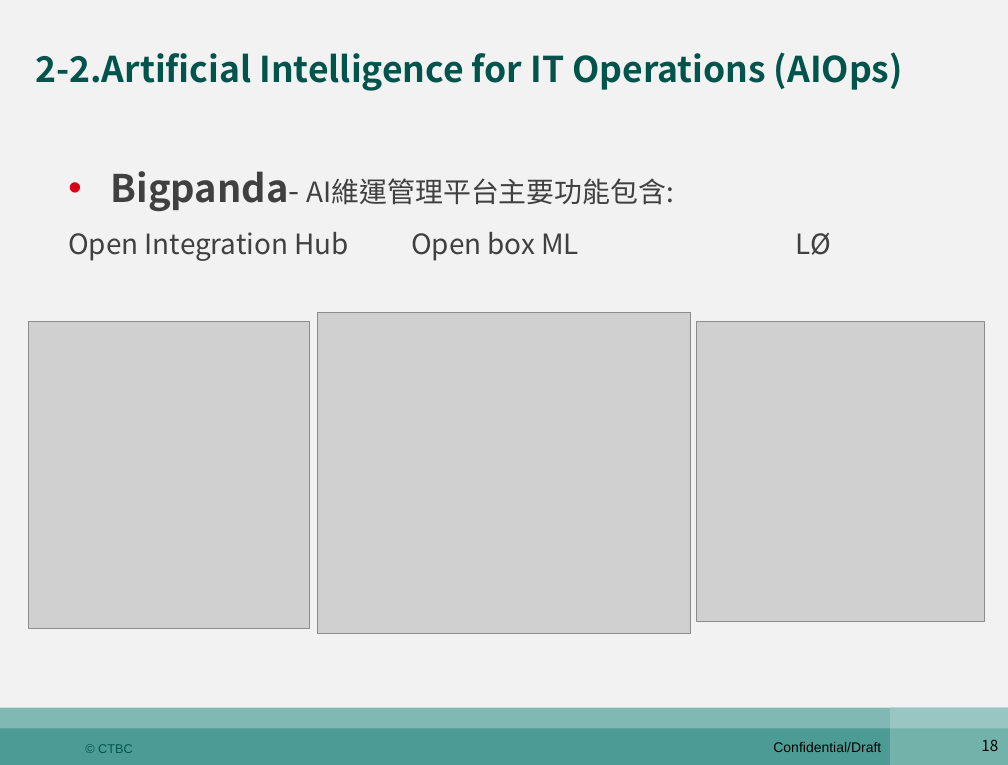
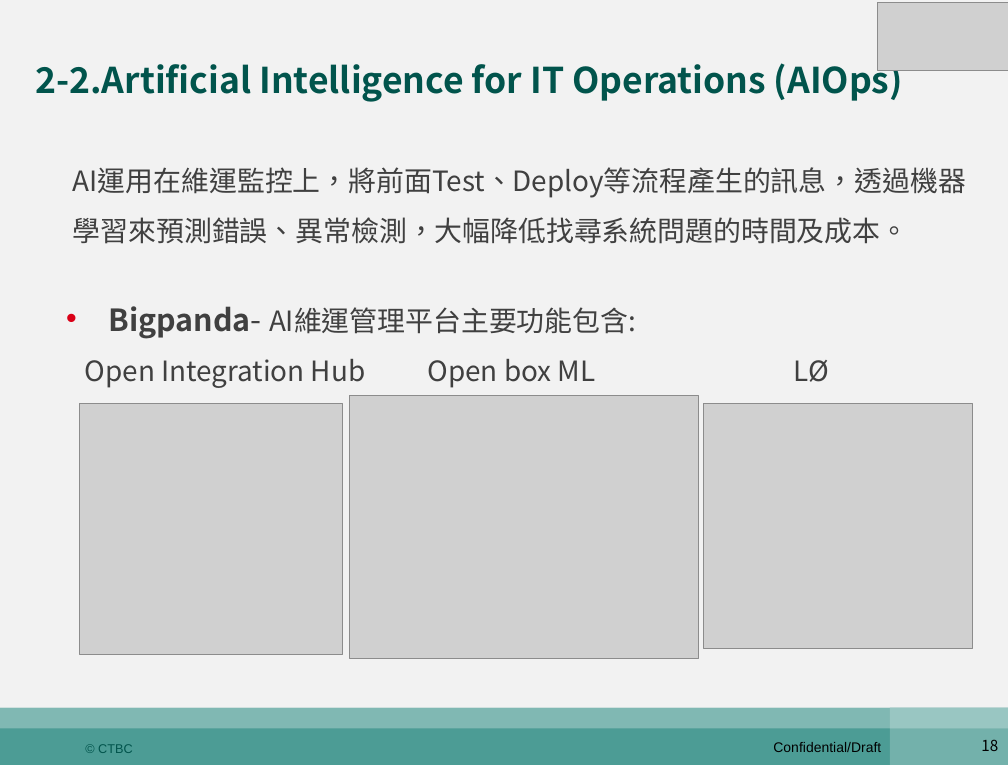
Before and after one commit to shaven105/duh, a slide deck: slide 18 of newest0526.pptx. Drawn at 1008x765 pixels with LibreOffice and Linux fonts; fonts in the diff are those of the drawing; grey boxes stand for pictures. Boxes give left, top, right and bottom in pixels: in the first picture for what was removed or moved away, otherwise in the second. Text is boxed around its words. In the diff, an @@ line names an element or a change of style, - is before the commit and + after.

```diff
--- a/newest0526.pptx
+++ b/newest0526.pptx
@@ text "2-2.Artificial Intelligence for IT Operations ..." rewrapped from (x1=35, y1=52, x2=903, y2=91) to (x1=35, y1=57, x2=903, y2=102) @@
@@ picture added at (x1=878, y1=2, x2=1008, y2=69) @@
@@ text added at (x1=73, y1=167, x2=966, y2=244), 22 pt, text #404040 @@
+AI運用在維運監控上，將前面Test、Deploy等流程產生的訊息，透過機器學習來預測錯誤、異常檢測，大幅降低找尋系統問題的時間及成本。
@@ text "Bigpanda- AI維運管理平台主要功能包含:" moved from (x1=68, y1=171, x2=831, y2=261) to (x1=85, y1=306, x2=829, y2=388) @@
@@ text at (x1=109, y1=306, x2=636, y2=339): size 30 to 24 pt in "Bigpanda-" @@
@@ picture resized from (x1=28, y1=321, x2=310, y2=628) to (x1=79, y1=403, x2=342, y2=654) @@
@@ picture resized from (x1=318, y1=312, x2=691, y2=633) to (x1=350, y1=395, x2=698, y2=658) @@
@@ picture resized from (x1=697, y1=321, x2=984, y2=621) to (x1=704, y1=403, x2=973, y2=648) @@
```
Also in this commit, not shown: 15 other slides changed, 1 slide added, 1 slide removed, 4 other files.
